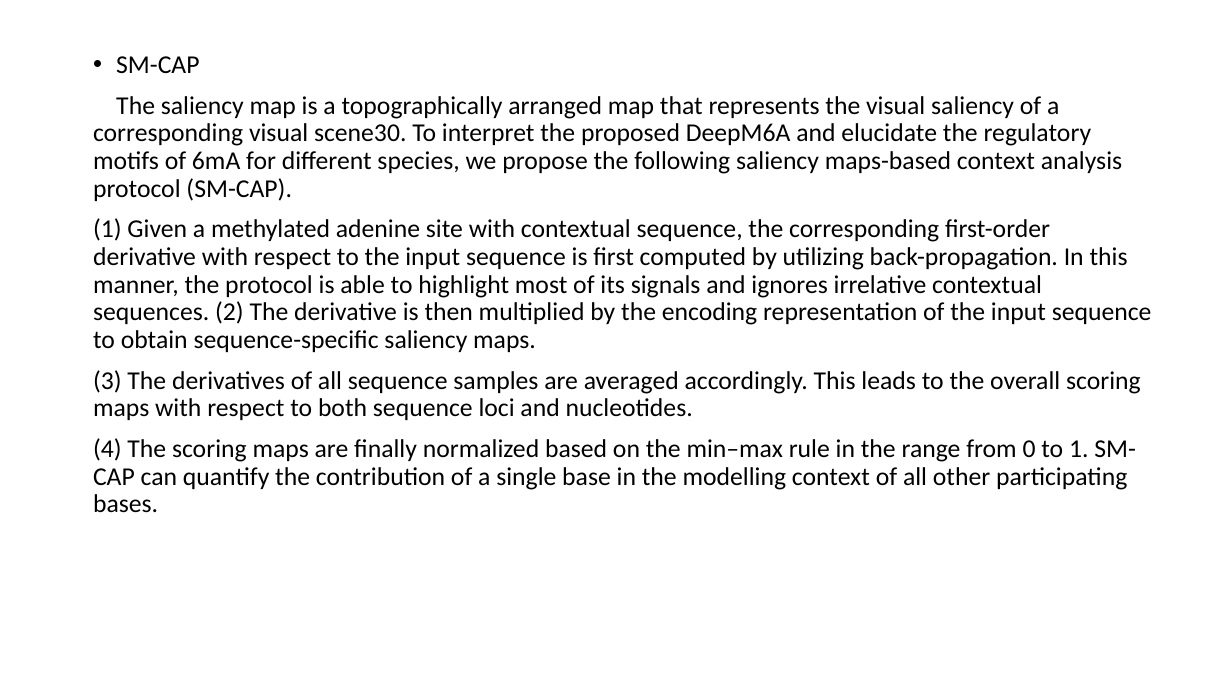
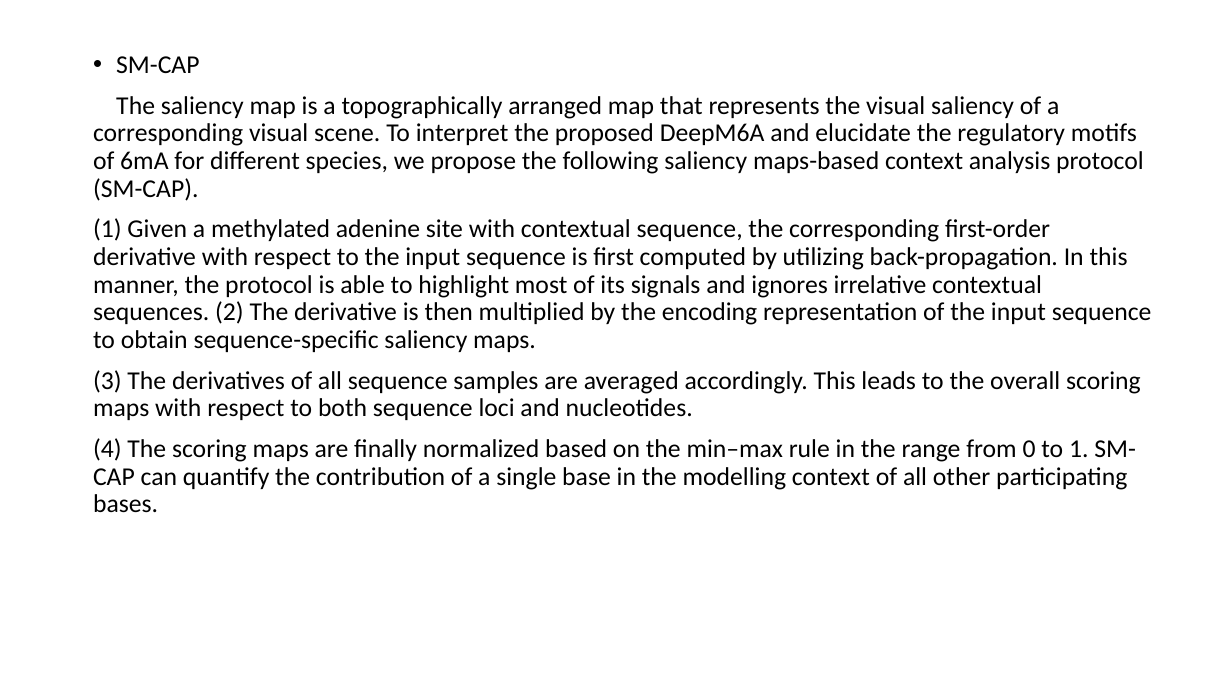
Before and after one commit to YanChengHuang/paper_implement, a slide deck: slide 20 of DeepM6A/presentation/DeepM6A_meth.pptx. Drawn at 1232x693 pixels with LibreOffice and Linux fonts; fonts in the diff are those of the drawing. Boxes give left, top, right and bottom in pixels: in the first picture for what was removed or moved away, otherwise in the second. Text is boxed around its words. In the diff, an @@ line names an element or a change of style, - is before the commit and + after.

```diff
--- a/DeepM6A/presentation/DeepM6A_meth.pptx
+++ b/DeepM6A/presentation/DeepM6A_meth.pptx
@@ text at (93,96,1144,201): text changed @@
-The saliency map is a topographically arranged map that represents the visual saliency of a corresponding visual scene30. To interpret the proposed DeepM6A and elucidate the regulatory motifs of 6mA for different species, we propose the following saliency maps-based context analysis protocol (SM-CAP).
+The saliency map is a topographically arranged map that represents the visual saliency of a corresponding visual scene. To interpret the proposed DeepM6A and elucidate the regulatory motifs of 6mA for different species, we propose the following saliency maps-based context analysis protocol (SM-CAP).
```
Also in this commit, not shown: 7 other slides changed, 2 slides added, 2 other files.
